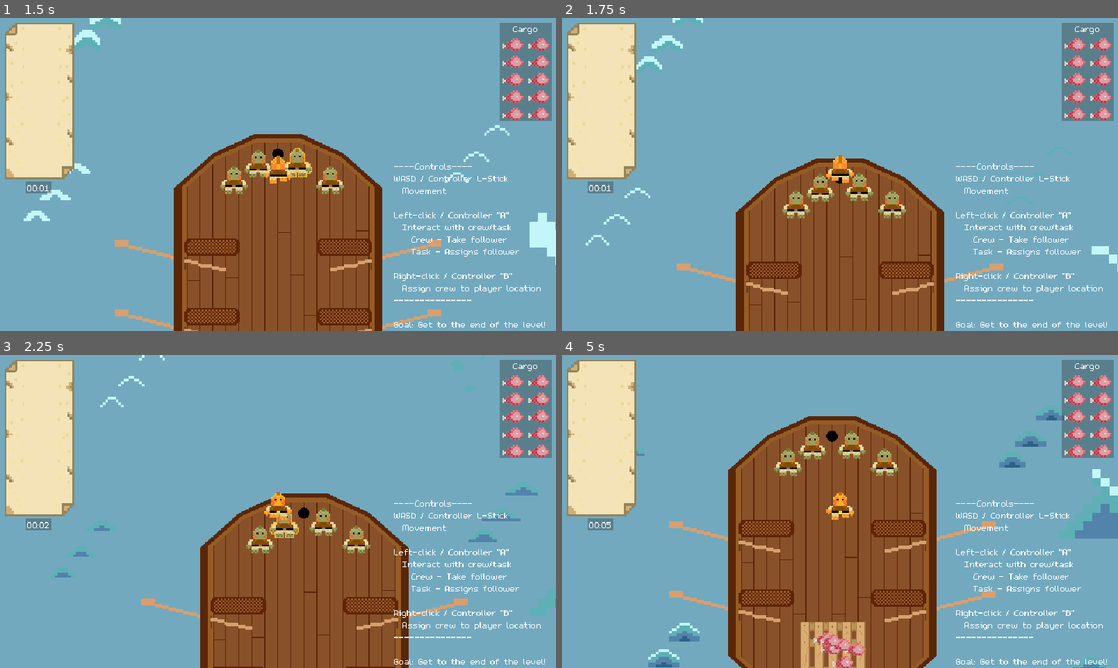
Above: before the commit, frames 1-4 (two rows, left to right).
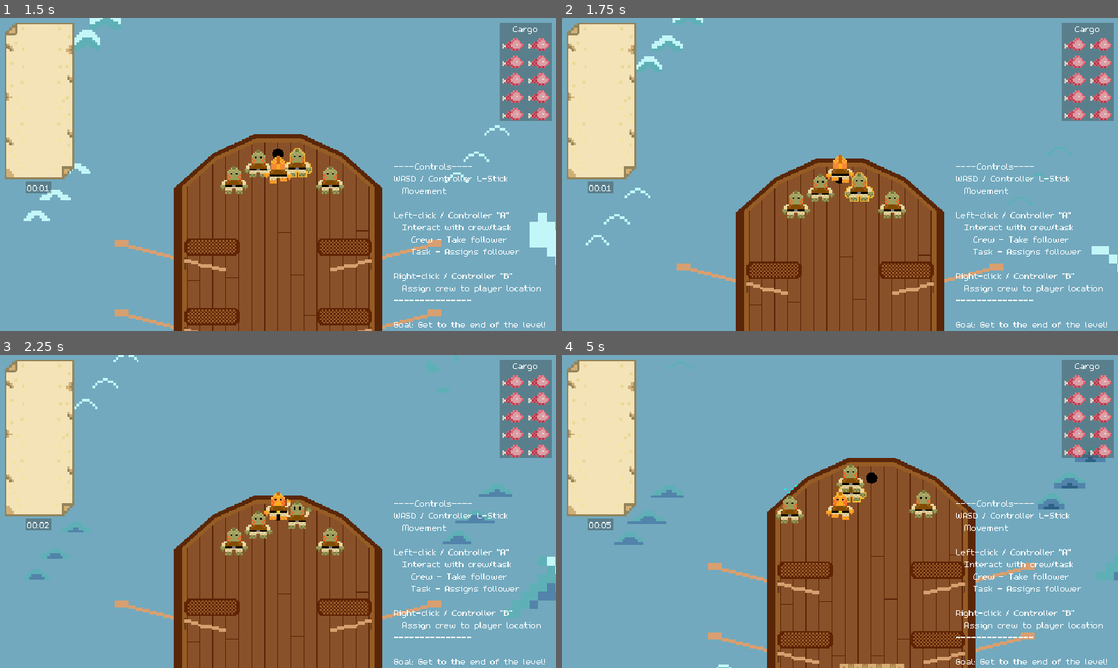
Above: after the commit, the same moments.

Repository: Splashy-Inc/splish-splashisson
Game: Godot game, scene res://Scenes/playground.tscn
The game is run twice, just before and just after one commit, with the same random seed, the same clock (stepped at 60 frames per second) and the same inputs.
Inputs:
- Up to frame 1 (1.5 s): hold I (interact) 0.53-1.28 s; hold W (up) from 0.53 s (still down); tap O (location) at 1.35 s
- Up to frame 2 (1.75 s): keep holding W (up)
- Up to frame 3 (2.25 s): release W (up) at 2.03 s; hold A (left) from 2.03 s (still down); hold I (interact) from 2.03 s (still down)
- Up to frame 4 (5 s): release I (interact) at 2.78 s; tap O (location) at 2.85, 4.35 s; release A (left) at 3.53 s; hold S (down) 3.53-4.28 s; hold I (interact) 3.53-4.28 s; hold D (right) from 4.28 s (still down)

Frame 1 is identical in both runs. In frame 2, less than 0.1% of the frame differs, in the area x 50-57%, y 49-59%; in frame 3, 11%; in frame 4, 22%, in the area x 9-100%, y 17-100%.

Commit message:
Increase splish interaction radius

Diff:
--- a/Scenes/splish.tscn
+++ b/Scenes/splish.tscn
@@ -61,7 +61,7 @@
 radius = 9.0
 
 [sub_resource type="CircleShape2D" id="CircleShape2D_nx1hd"]
-radius = 24.0
+radius = 28.0
 
 [sub_resource type="Animation" id="Animation_jr7t7"]
 length = 0.001
